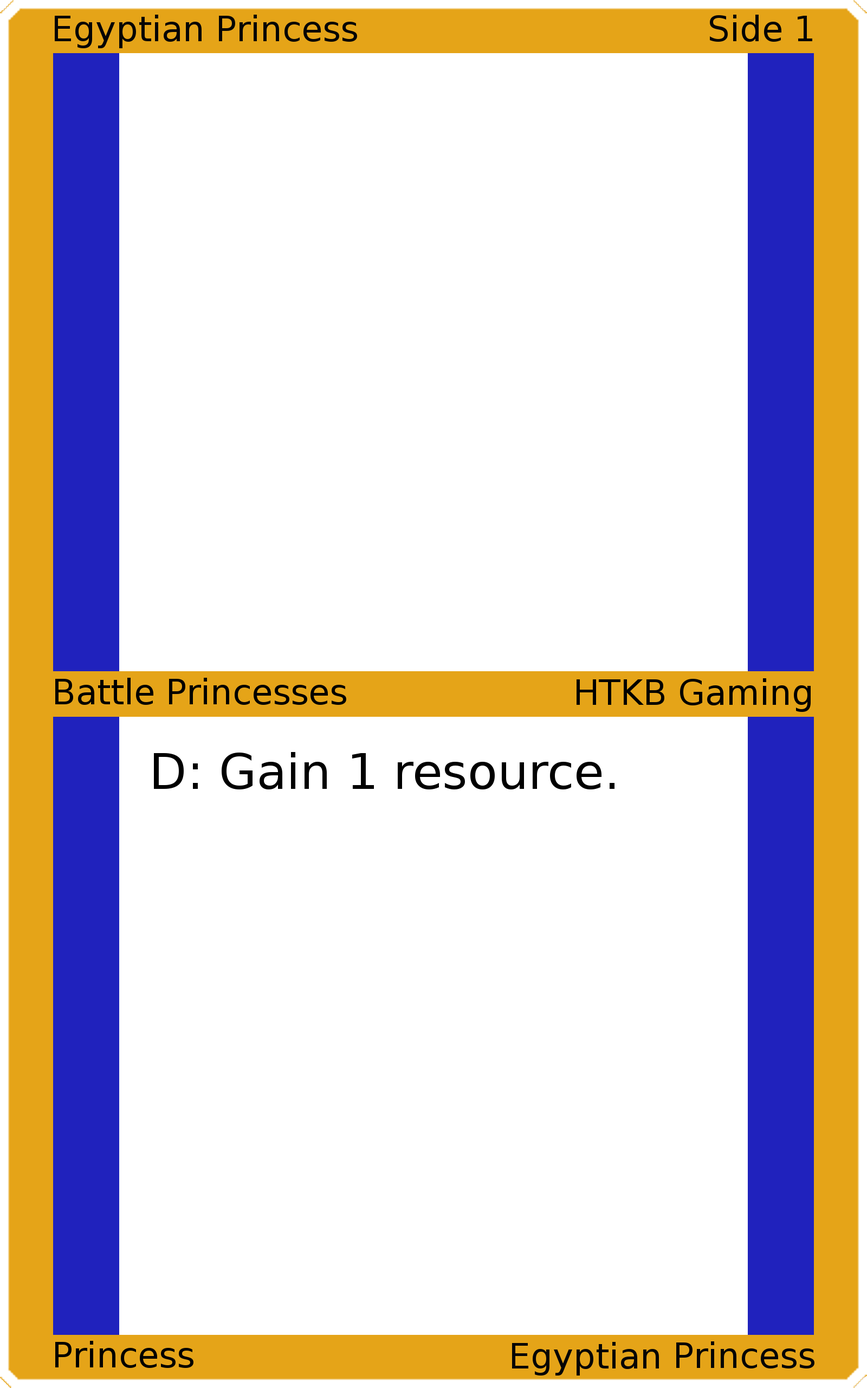
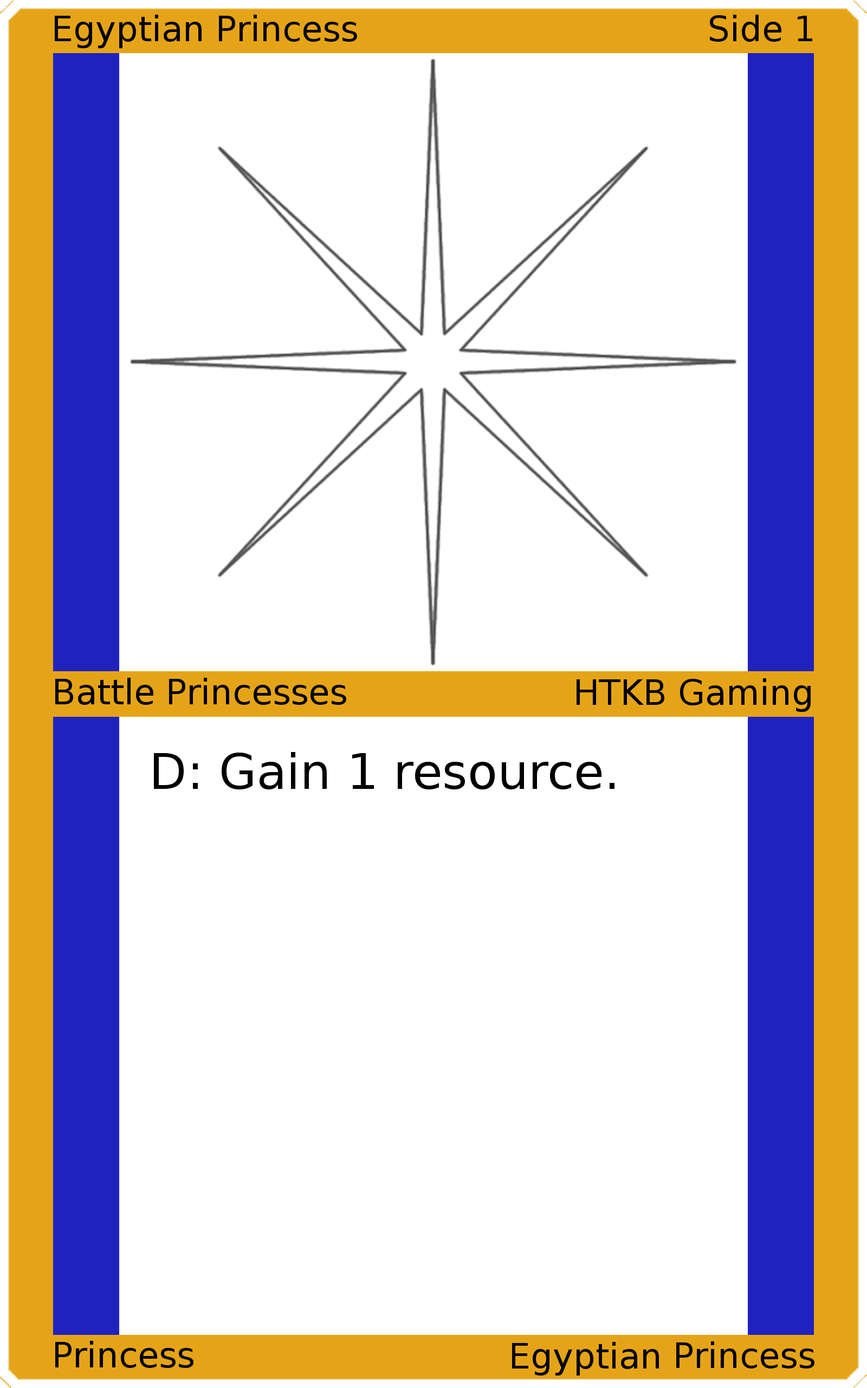
Comparing the layer stacks of the two 867 × 1388 images. Changes:
added layer "Art" above "Top Background" over [left=129, top=57, right=738, bottom=666]
